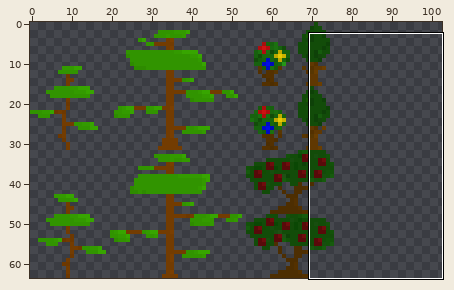
File history of a sprite sheet, CatAttackUnityProject/Assets/Sprites/Vegetation/Saplings/ForestSaplings.png. The first picture is a wide view before the edit; the outline marks the close-up.
Close-up. Before the commit:
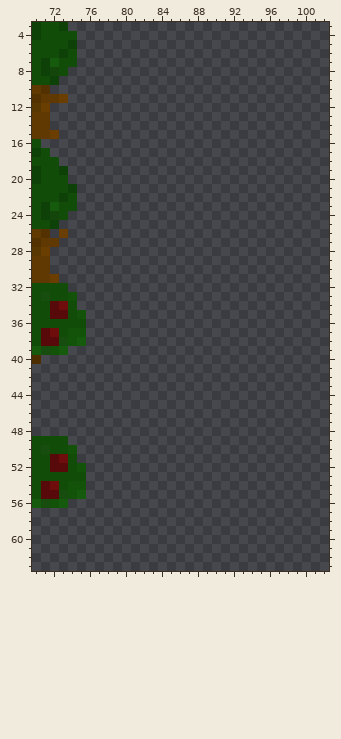
The file is 256x64 pixels. Colours within 5 levels of each other are drawn and written as one. Shown: x 70..102, y 3..63. The wide view leaves out empty margins. The commit also changed other parts of the picture, which this record leaves out.
Now the later version:
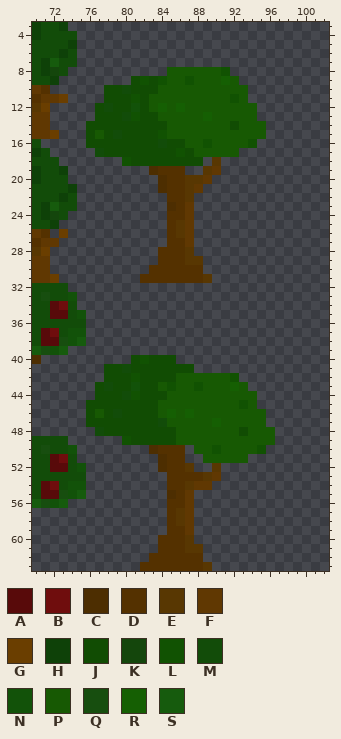
Palette (. is transparent): A #580a0a  B #6f0d0d  C #4d2e01  D #543100  E #583702  F #603802  G #6a3e00  H #0e4108  J #114c03  K #14460c  L #115202  M #124c09  N #125209  P #175903  Q #174e0f  R #155f03  S #165b0d
Change:
Changed rows in their new state; - is an unchanged pixel.
first column x 76:
 8 ---------PPPPPPL----
 9 -----JLJLPPLPPPRP---
10 --JJMJJJPPPPPPPPPP--
11 --JJJLJPPPPPPPPPLP--
12 -JMJJNJPRPRPPPPPPPP-
13 -JJJMLJJPPPPPRPPPPP-
14 JJJJJJJJJPPPPPPPJPPP
15 JPJMJJJJLPPPPPPPPPPP
16 JJJJJJJJMJJPPLPPPPL-
17 -MJJJJJJJJLJPPPPP---
18 ----LJJJJJJJJ-E-----
19 -------CDDD--EF-----
20 --------CDDEEF------
21 --------CDDEF-------
22 ---------DDE--------
23 ---------CDF--------
24 ---------DDF--------
25 ---------DEF--------
26 ---------DEF--------
27 ---------DDF--------
28 --------DDDE--------
29 --------DDDEE-------
30 -------DDDDDD-------
31 ------DDDDDDDE------
first column x 76:
40 -----JLJJJ-----------
41 --JJMJJJJJJJ---------
42 --JJJLJJJJPPPPPPL----
43 -JMJJNJJPLPPLPPPRP---
44 -JJJMLJJJPPPPPPPPPP--
45 JJJJJJJJPPPPPPPPPLP--
46 JPJMJJJJPRPRPPPPPPPP-
47 JJJJJJJJMPPPPPRPPPPP-
48 -MJJJJJJJJPPPPPPPJPPP
49 ----LJJJJJPPPPPPPPPPP
50 -------CDDD-PPLPPPPL-
51 --------CDD--PPPPP---
52 --------CDDE--E------
53 ---------DDDDEF------
54 ---------DDEFF-------
55 ---------CDF---------
56 ---------DDF---------
57 ---------DEF---------
58 ---------DEF---------
59 ---------DDF---------
60 --------DDDE---------
61 --------DDDEE--------
62 -------DDDDDD--------
63 ------DDDDDDDE-------
Changed places in both close-ups, as pixel boxes (x1, y1, x2, y2):
added: (86, 67, 266, 283)
added: (86, 355, 275, 571)
